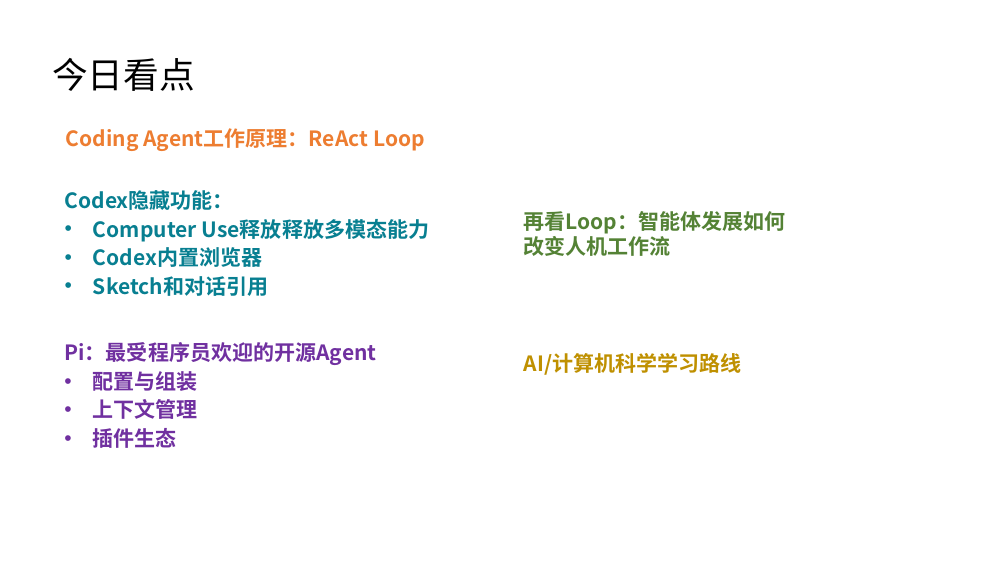
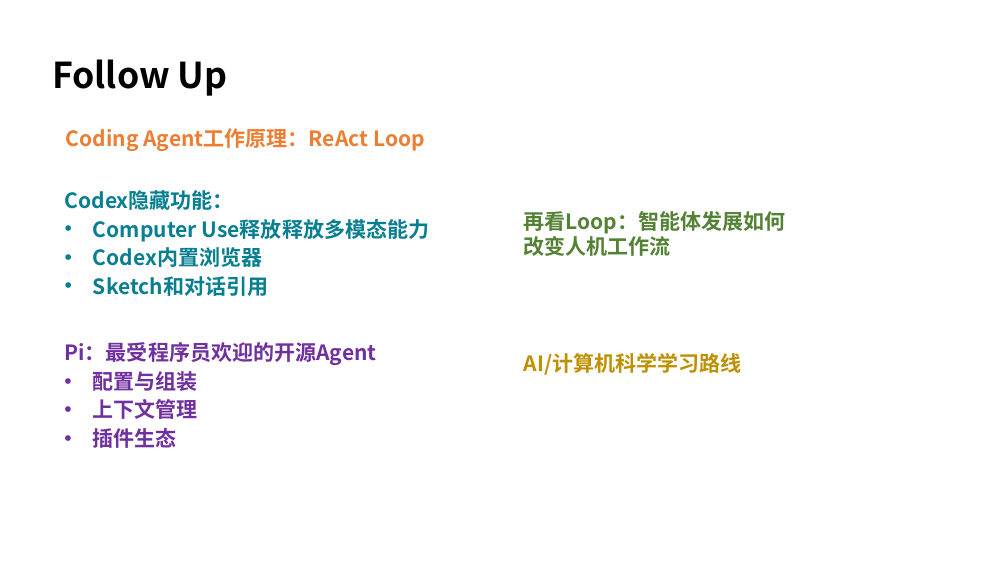
Before and after one commit to SCPZ24/AgentFlow-Salon, a slide deck: slide 8 of PPTs/EP3/Meeting03.pptx (slide 2 before the commit). Drawn at 1008x567 pixels with LibreOffice and Linux fonts; fonts in the diff are those of the drawing; background and template pictures are left out. Boxes give left, top, right and bottom in pixels: in the first picture for what was removed or moved away, otherwise in the second. Text is boxed around its words. In the diff, an @@ line names an element or a change of style, - is before the commit and + after.

```diff
--- a/PPTs/EP3/Meeting03.pptx
+++ b/PPTs/EP3/Meeting03.pptx
@@ text at (52,59,228,96): text changed; bold on @@
-今日看点
+Follow Up
```
Also in this commit, not shown: 2 other slides changed, 7 slides added, 16 other files.
